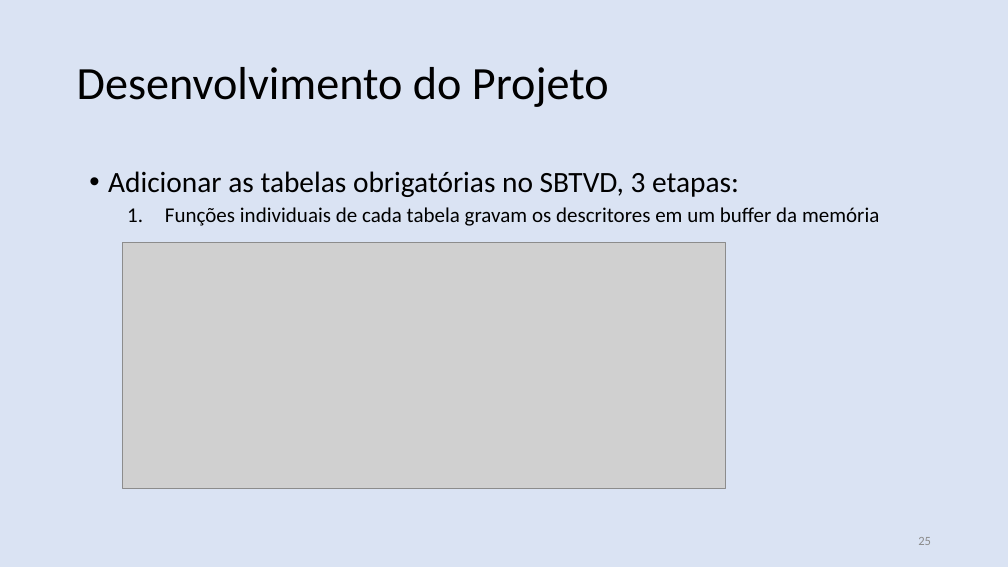
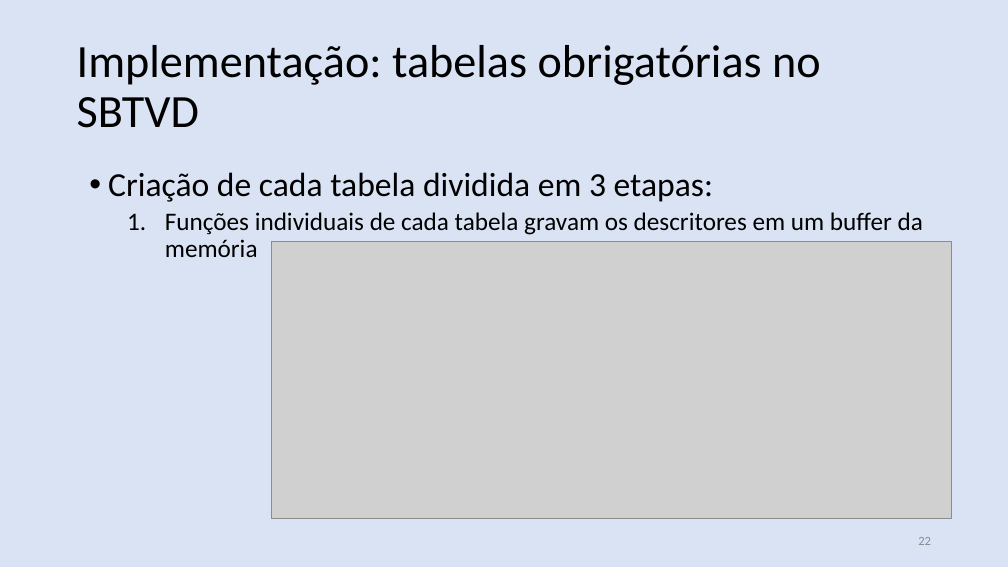
Before and after one commit to nasall2/TCC, a slide deck: slide 22 of relatorio/abntex2-modelos-1.9.2/figuras/apresentacao.pptx (slide 25 before the commit). Drawn at 1008x567 pixels with LibreOffice and Linux fonts; fonts in the diff are those of the drawing; grey boxes stand for pictures. Boxes give left, top, right and bottom in pixels: in the first picture for what was removed or moved away, otherwise in the second. Text is boxed around its words. In the diff, an @@ line names an element or a change of style, - is before the commit and + after.

```diff
--- a/relatorio/abntex2-modelos-1.9.2/figuras/apresentacao.pptx
+++ b/relatorio/abntex2-modelos-1.9.2/figuras/apresentacao.pptx
@@ text at (77,45,821,128): text changed @@
-Desenvolvimento do Projeto
+Implementação: tabelas obrigatórias no SBTVD
@@ text at (108,172,713,202): text changed; size 28 to 32 pt @@
-• Adicionar as tabelas obrigatórias no SBTVD, 3 etapas:
+• Criação de cada tabela dividida em 3 etapas:
@@ text at (165,212,923,257): size 20 to 24 pt in "Funções individuais de cada tabela gravam os ..." @@
@@ picture: place and size @@
-picture at (123,243,726,488)
+picture at (271,241,952,519)
@@ page number at (918,537,931,545): text changed @@
-25
+22
```
Also in this commit, not shown: 17 other slides changed, 3 slides removed, 1 other file.
